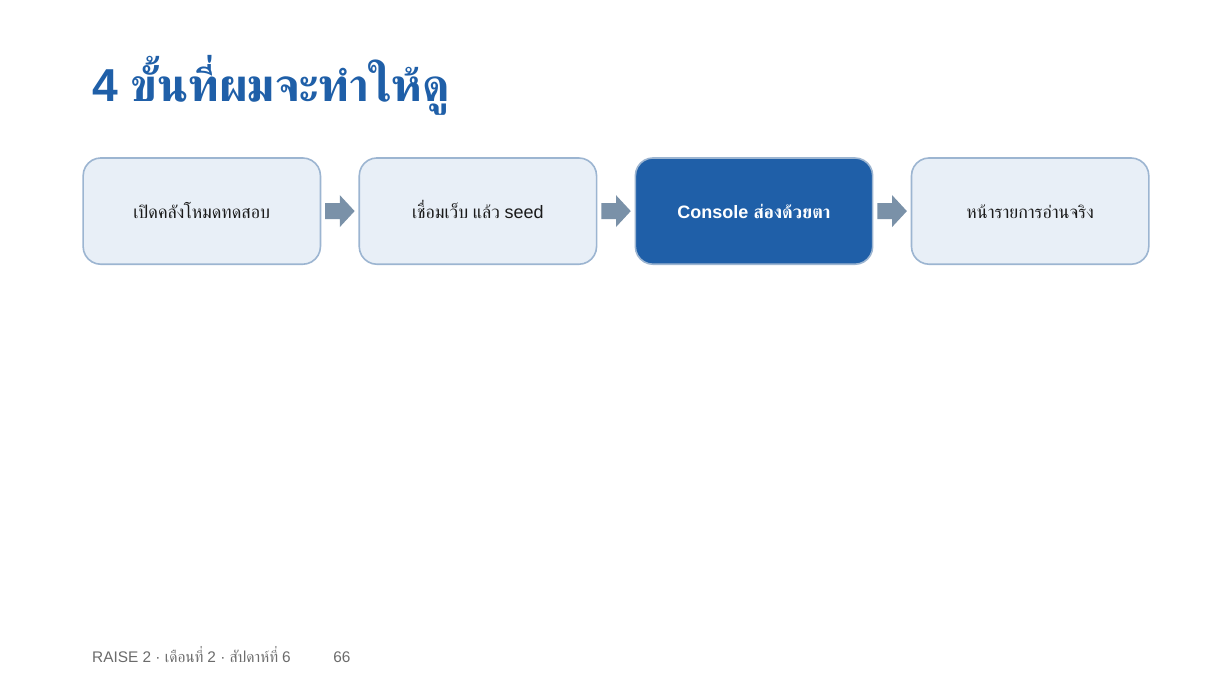
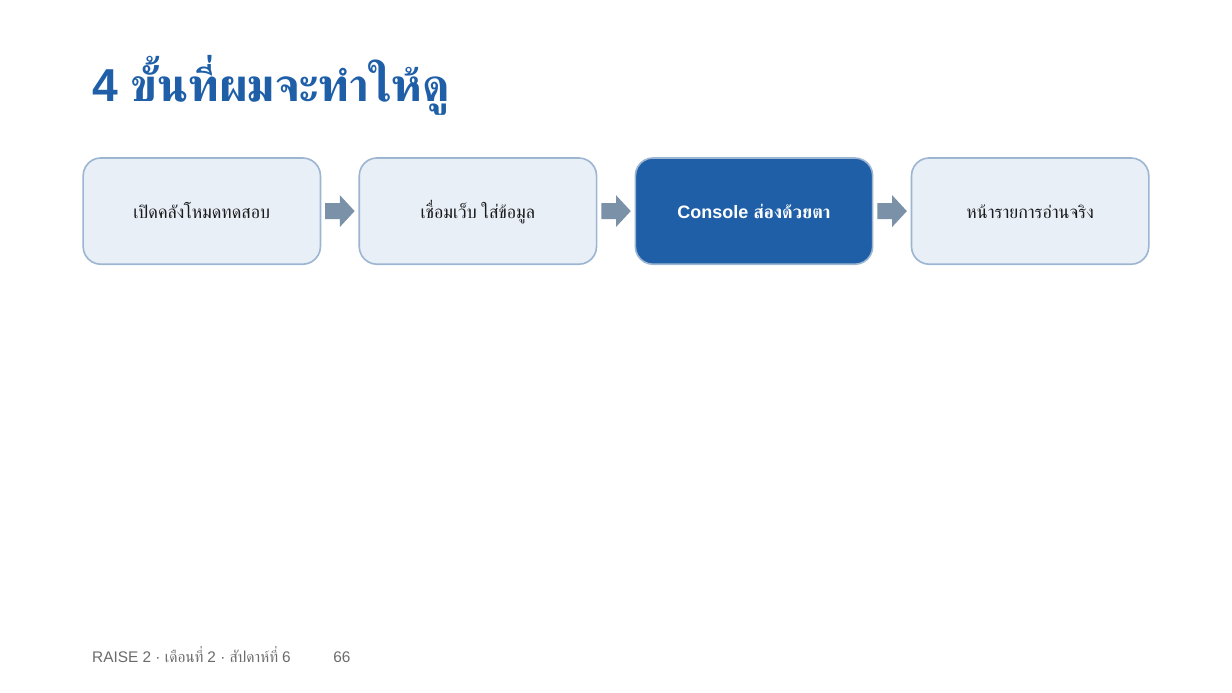
Before and after one commit to cnacha-mfu/raise2-module2, a slide deck: slide 66 of materials/week6/w6-slides.pptx. Drawn at 1232x693 pixels with LibreOffice and Linux fonts; fonts in the diff are those of the drawing. Boxes give left, top, right and bottom in pixels: in the first picture for what was removed or moved away, otherwise in the second. Text is boxed around its words. In the diff, an @@ line names an element or a change of style, - is before the commit and + after.

```diff
--- a/materials/week6/w6-slides.pptx
+++ b/materials/week6/w6-slides.pptx
@@ text in rounded rectangle at [421, 204, 535, 224]: text changed @@
-เชื่อมเว็บ แล้ว seed
+เชื่อมเว็บ ใส่ข้อมูล
```
Also in this commit, not shown: 2 other slides changed, 2 other files.
